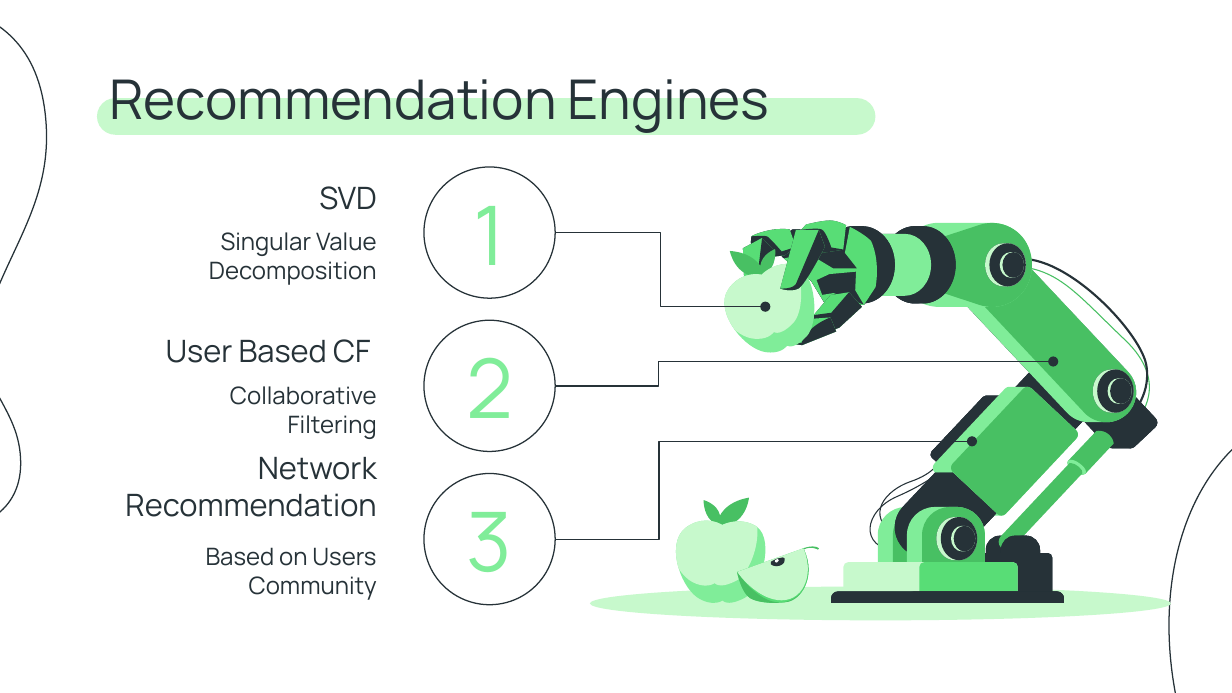
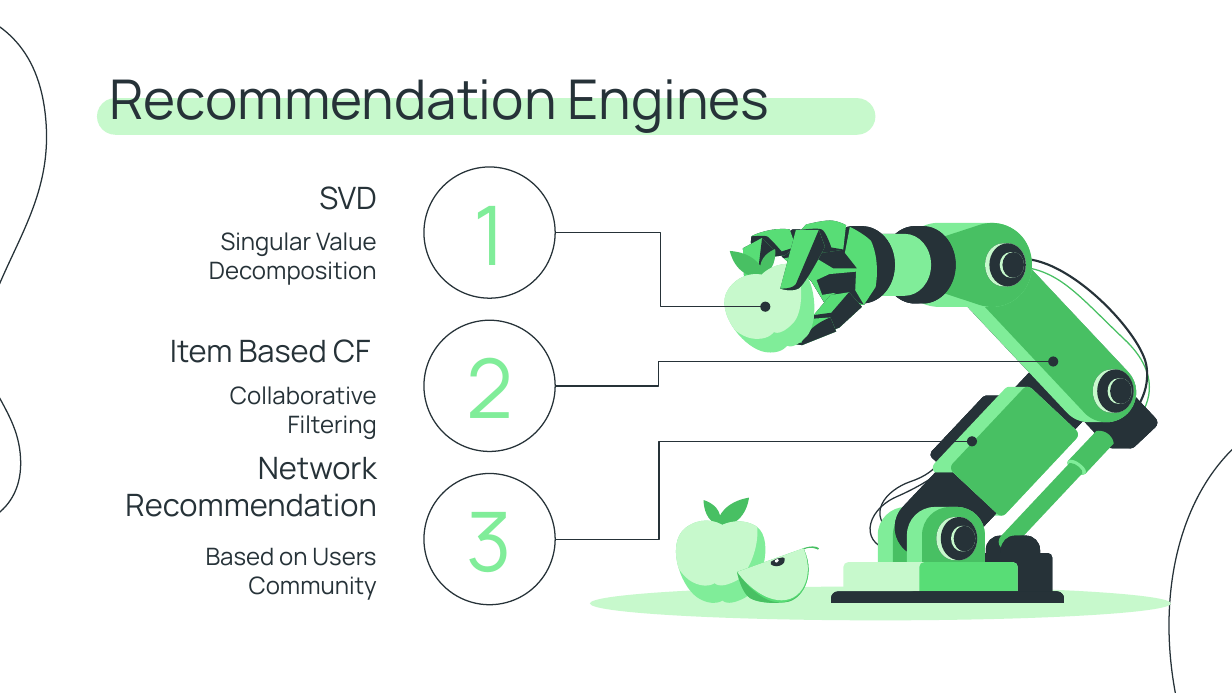
Before and after one commit to SimingSiming/Restaurant-Recommender-System, a slide deck: slide 13 of Presentation/Data Mining Project.pptx. Drawn at 1232x693 pixels with LibreOffice and Linux fonts; fonts in the diff are those of the drawing. Boxes give left, top, right and bottom in pixels: in the first picture for what was removed or moved away, otherwise in the second. Text is boxed around its words. In the diff, an @@ line names an element or a change of style, - is before the commit and + after.

```diff
--- a/Presentation/Data Mining Project.pptx
+++ b/Presentation/Data Mining Project.pptx
@@ freeform shape at box(1021, 267, 1172, 419): outline #48C063 0.63 pt to #48C063 0.75 pt @@
@@ text at box(170, 339, 371, 363): text changed @@
-User Based CF
+Item Based CF
@@ freeform shape at box(857, 469, 944, 552): outline #263238 0.63 pt to #263238 0.75 pt @@
@@ freeform shape at box(864, 461, 940, 536): outline #263238 0.63 pt to #263238 0.75 pt @@
```
Also in this commit, not shown: 9 other slides changed.
